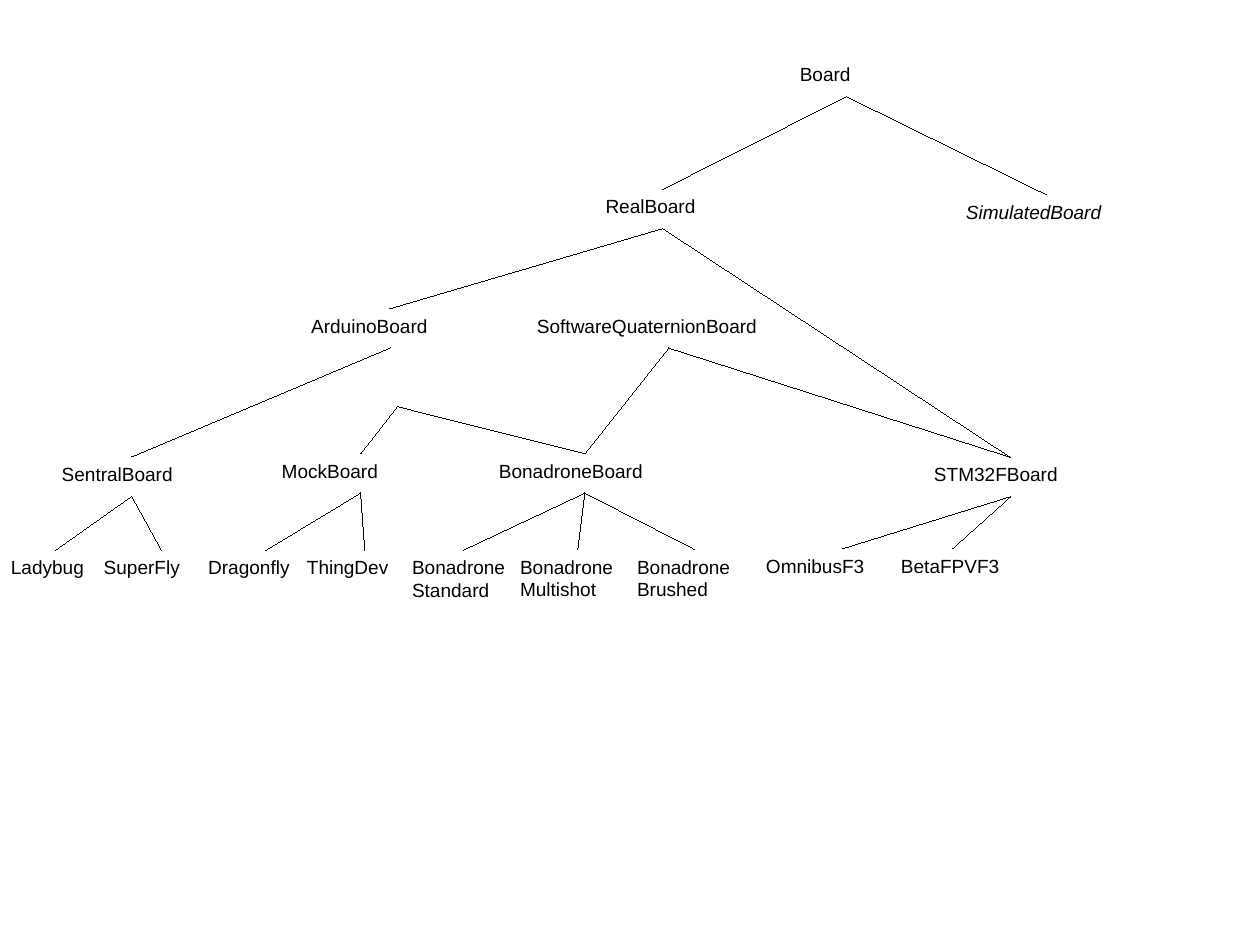
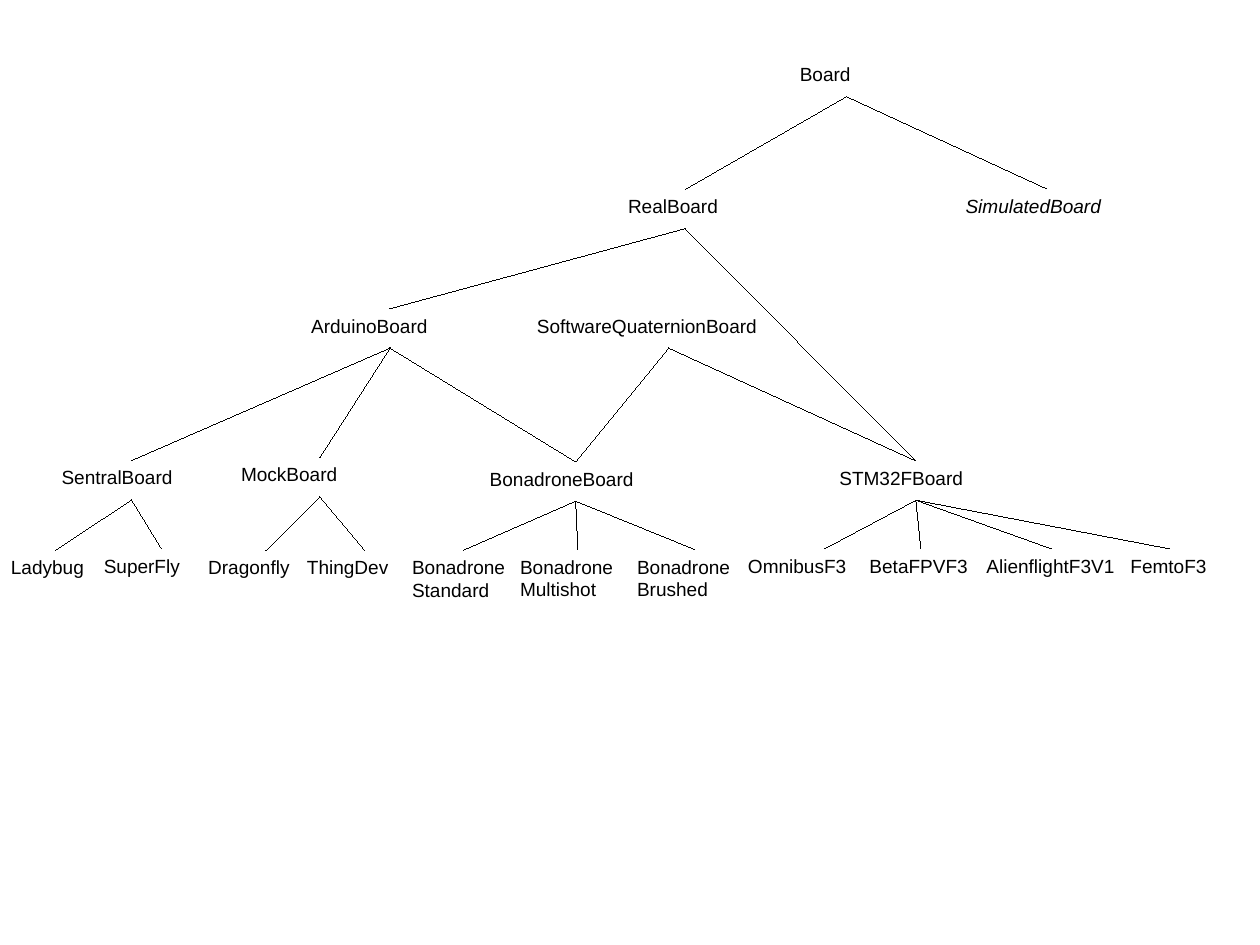
Before and after one commit to simondlevy/Hackflight, a slide deck: slide 1 of extras/media/boards.pptx. Drawn at 1260x945 pixels with LibreOffice and Linux fonts; fonts in the diff are those of the drawing. Boxes give left, top, right and bottom in pixels: in the first picture for what was removed or moved away, otherwise in the second. Text is boxed around its words. In the diff, an @@ line names an element or a change of style, - is before the commit and + after.

Commit message:
More Stm32FBoard factoring

```diff
--- a/extras/media/boards.pptx
+++ b/extras/media/boards.pptx
@@ line moved from (847, 96) - (663, 190) to (847, 96) - (686, 190) @@
@@ line moved from (847, 96) - (1047, 194) to (847, 96) - (1047, 189) @@
@@ text "RealBoard" moved from (x1=606, y1=199, x2=696, y2=214) to (x1=628, y1=199, x2=718, y2=214) @@
@@ text "SimulatedBoard" moved from (x1=966, y1=205, x2=1101, y2=220) to (x1=966, y1=199, x2=1101, y2=214) @@
@@ line moved from (390, 309) - (663, 229) to (390, 309) - (686, 229) @@
@@ line moved from (1011, 457) - (663, 229) to (916, 461) - (686, 229) @@
@@ line moved from (390, 348) - (131, 457) to (390, 348) - (131, 461) @@
@@ line moved from (398, 407) - (360, 454) to (390, 348) - (320, 457) @@
@@ line moved from (398, 407) - (585, 454) to (390, 348) - (576, 462) @@
@@ line moved from (669, 348) - (585, 454) to (669, 348) - (576, 462) @@
@@ line moved from (669, 348) - (1011, 457) to (669, 348) - (916, 461) @@
@@ text "MockBoard" moved from (x1=282, y1=464, x2=378, y2=479) to (x1=241, y1=467, x2=337, y2=482) @@
@@ text "BonadroneBoard" moved from (x1=499, y1=464, x2=643, y2=479) to (x1=490, y1=472, x2=634, y2=487) @@
@@ text "STM32FBoard" moved from (x1=934, y1=467, x2=1058, y2=482) to (x1=839, y1=471, x2=963, y2=486) @@
@@ line moved from (131, 496) - (56, 550) to (131, 500) - (56, 550) @@
@@ line moved from (131, 496) - (161, 550) to (131, 500) - (161, 549) @@
@@ line moved from (361, 493) - (266, 550) to (320, 496) - (266, 550) @@
@@ line moved from (360, 493) - (365, 550) to (320, 496) - (365, 550) @@
@@ line moved from (585, 493) - (463, 550) to (576, 501) - (463, 550) @@
@@ line moved from (585, 493) - (695, 550) to (576, 501) - (695, 550) @@
@@ line moved from (585, 493) - (579, 550) to (576, 501) - (579, 550) @@
@@ line moved from (1011, 496) - (843, 549) to (916, 501) - (824, 549) @@
@@ line moved from (1011, 496) - (952, 549) to (916, 501) - (922, 549) @@
@@ line added from (916, 501) to (1052, 549), #000000 0.75 pt @@
@@ line added from (916, 501) to (1170, 549), #000000 0.75 pt @@
@@ text "OmnibusF3" moved from (x1=766, y1=559, x2=864, y2=574) to (x1=748, y1=559, x2=846, y2=574) @@
@@ text "BetaFPVF3" moved from (x1=901, y1=559, x2=999, y2=573) to (x1=869, y1=559, x2=967, y2=574) @@
@@ text added at (x1=986, y1=559, x2=1114, y2=577), 12 pt, text #000000 @@
+AlienflightF3V1
@@ text added at (x1=1130, y1=559, x2=1206, y2=574), 12 pt, text #000000 @@
+FemtoF3
```
Also in this commit, not shown: 4 other files.
